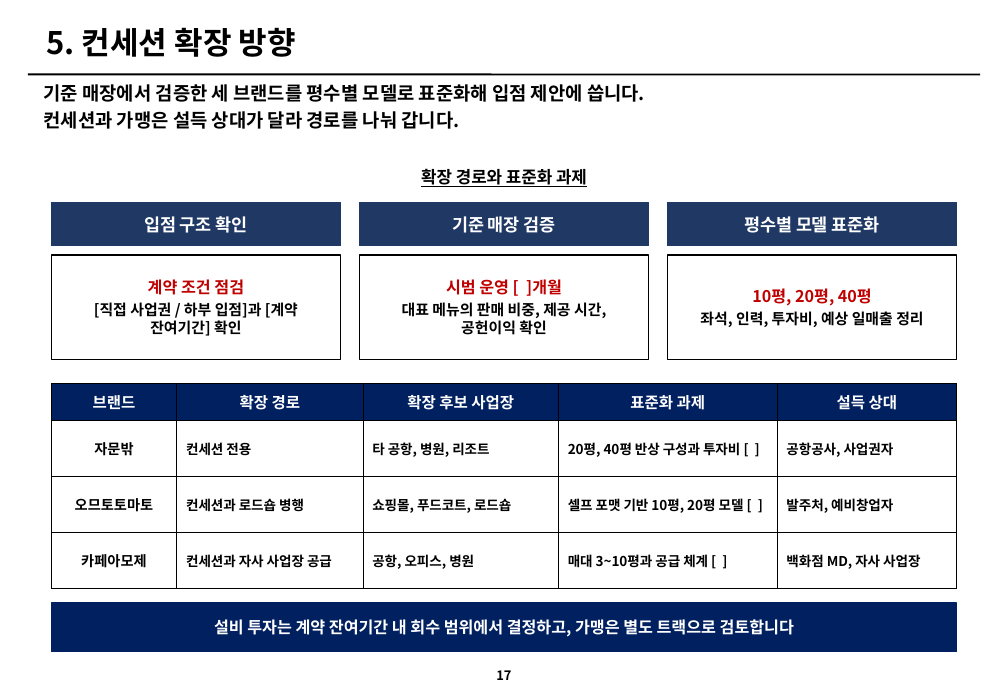
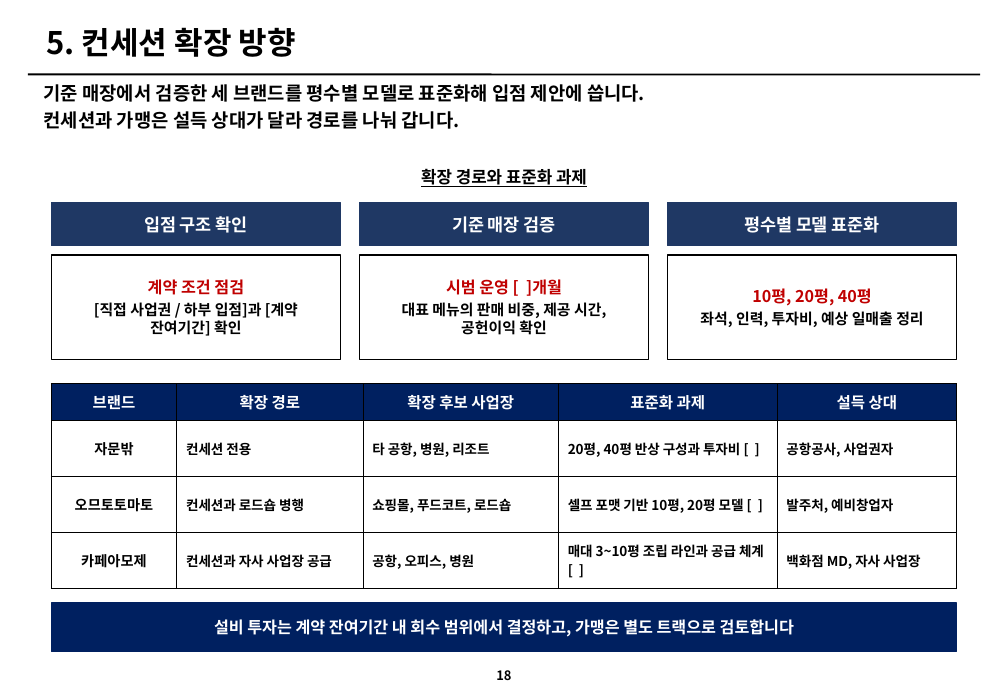
Before and after one commit to grandnim-wq/Claude, a slide deck: slide 18 of 아모제_3개브랜드_개선전략_v3.pptx (slide 17 before the commit). Drawn at 1008x698 pixels with LibreOffice and Linux fonts; fonts in the diff are those of the drawing. Boxes give left, top, right and bottom in pixels: in the first picture for what was removed or moved away, otherwise in the second. Text is boxed around its words. In the diff, an @@ line names an element or a change of style, - is before the commit and + after.

```diff
--- a/아모제_3개브랜드_개선전략_v3.pptx
+++ b/아모제_3개브랜드_개선전략_v3.pptx
@@ table at [51,383,957,588] @@
-row 4, column 4: 매대 3~10평과 공급 체계 [ ]
+row 4, column 4: 매대 3~10평 조립 라인과 공급 체계 [ ]
@@ page number at [496,670,511,680]: text changed @@
-17
+18
```
Also in this commit, not shown: 16 other slides changed, 1 slide added, 4 other files.
